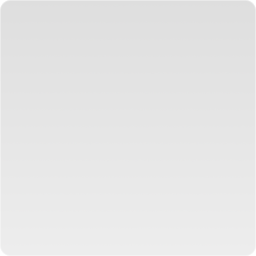
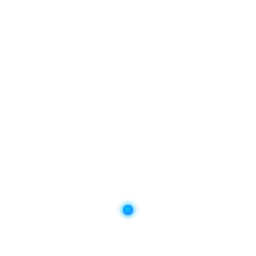
The second (256, 256) image is a revision of the first. Changes to its layers:
showed "selected_fg #1", painted on it, unmasked it over <box>102,184,154,233</box>
hid "innerborder" over <box>0,0,256,256</box>
hid "innerbg" over <box>0,0,256,256</box>
